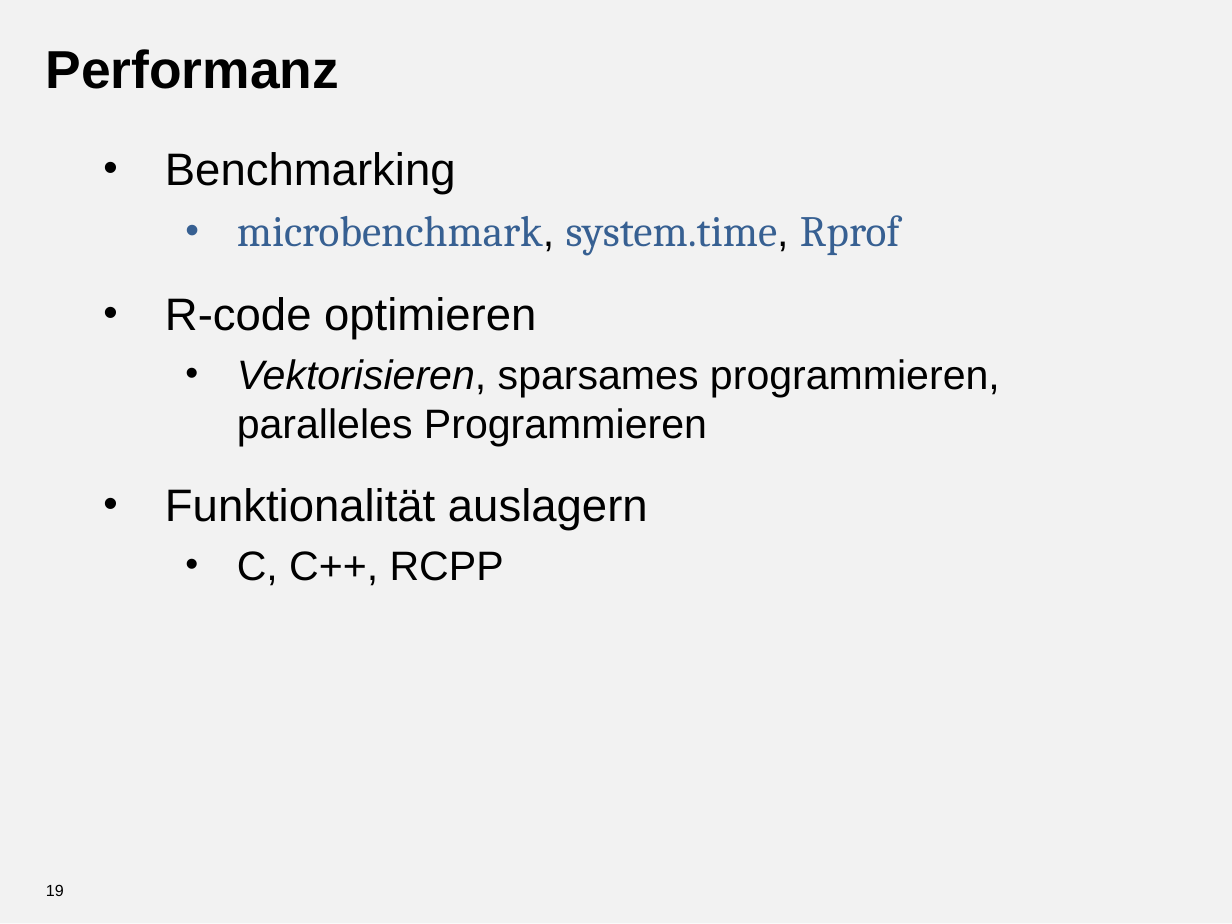
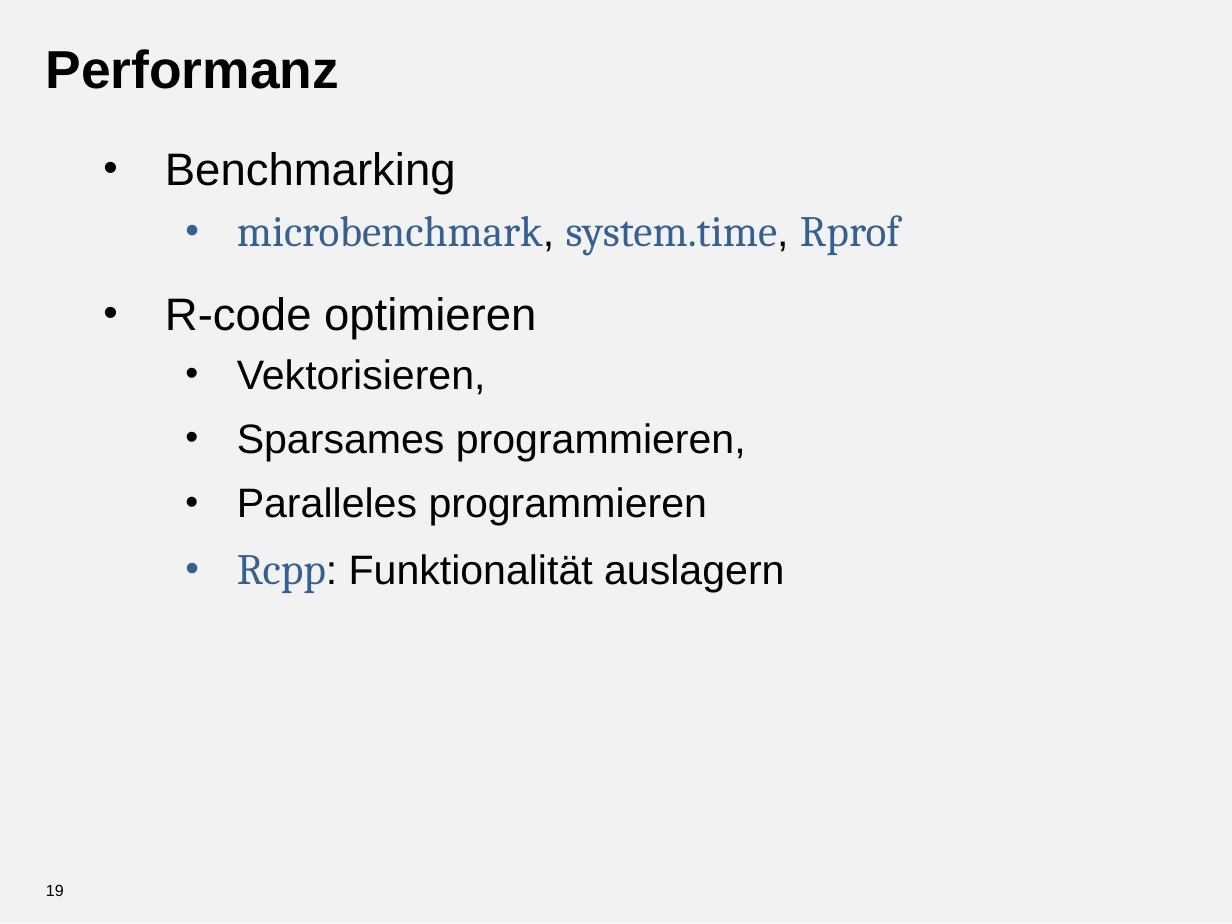
Before and after one commit to thkiefer/Advanced_R, a slide deck: slide 19 of Folien.pptx. Drawn at 1232x924 pixels with LibreOffice and Linux fonts; fonts in the diff are those of the drawing; background and template pictures are left out. Boxes give left, top, right and bottom in pixels: in the first picture for what was removed or moved away, otherwise in the second. Text is boxed around its words. In the diff, an @@ line names an element or a change of style, - is before the commit and + after.

```diff
--- a/Folien.pptx
+++ b/Folien.pptx
@@ text at (237, 359, 784, 593): text changed @@
-  • Vektorisieren, sparsames programmieren, paralleles Programmieren
-• Funktionalität auslagern
-  • C, C++, RCPP
+  • Vektorisieren,
+  • Sparsames programmieren,
+  • Paralleles programmieren
+  • Rcpp: Funktionalität auslagern
```
Also in this commit, not shown: 2 other slides changed, 7 other files.
